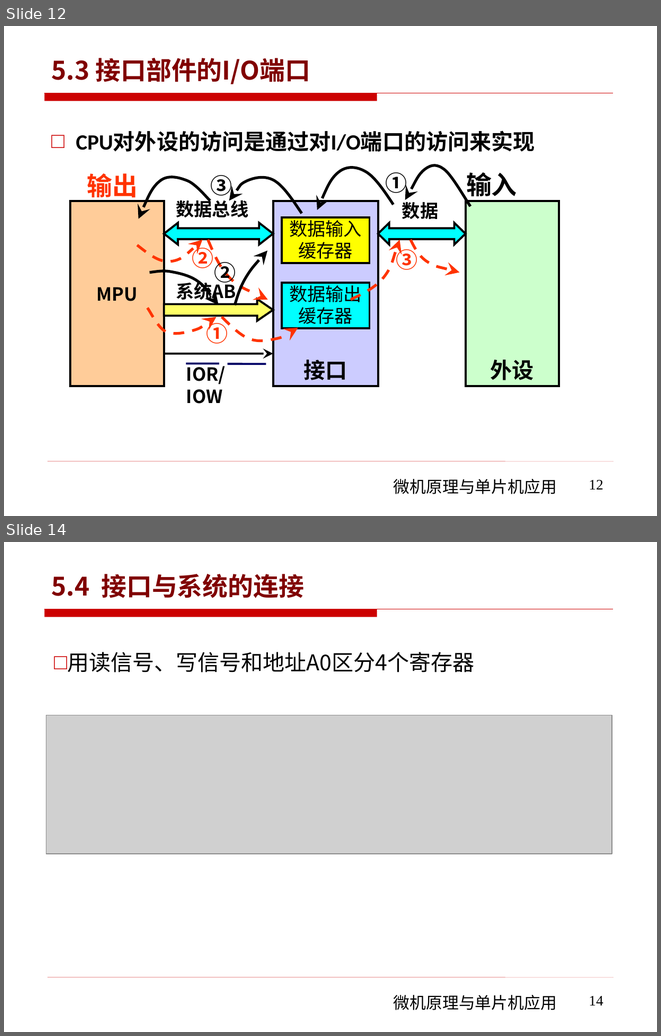
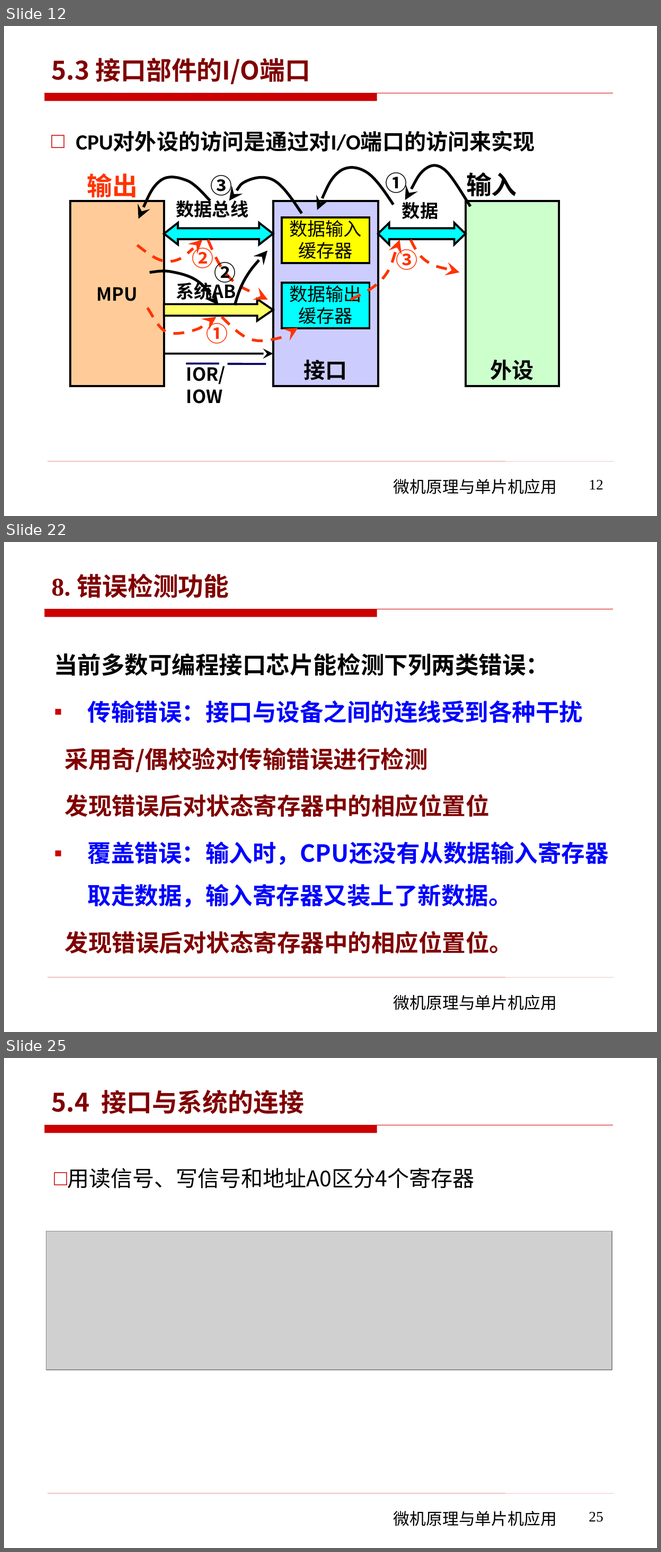
Before and after one commit to rshouc/Microcomputer, a slide deck: PPT/The Principle of Microcomputer/第五章 微机原理（微机和外设的数据传输) .pptx. Shown one above the other, each under a label of ours: slides 12 and 14 before the commit, slides 12, 22 and 25 after it; the slides between them are not shown. The pictures are 661x1036 and 661x1552 pixels, drawn with LibreOffice and Linux fonts; fonts in the diff are those of the drawing; grey boxes stand for pictures; background and template pictures are left out. Boxes give left, top, right and bottom in pixels: in the first picture for what was removed or moved away, otherwise in the second. Text is boxed around its words. In the diff, an @@ line names an element or a change of style, - is before the commit and + after.

```diff
--- a/PPT/The Principle of Microcomputer/第五章 微机原理（微机和外设的数据传输) .pptx
+++ b/PPT/The Principle of Microcomputer/第五章 微机原理（微机和外设的数据传输) .pptx
@@ slide 22 added at [4, 542, 657, 1032], background #FFFFFF; not listed: 3 template elements that a slide beside it also shows @@
@@ title added at [52, 574, 229, 598], 28 pt, text #800000, bold @@
+8. 错误检测功能
@@ text added at [54, 653, 609, 953], 26 pt, text #0000FF @@
+当前多数可编程接口芯片能检测下列两类错误：
+▪ 传输错误：接口与设备之间的连线受到各种干扰
+采用奇/偶校验对传输错误进行检测
+发现错误后对状态寄存器中的相应位置位
+▪ 覆盖错误：输入时，CPU还没有从数据输入寄存器取走数据，输入寄存器又装上了新数据。
+发现错误后对状态寄存器中的相应位置位。
@@ what was slide 14 is now slide 25 @@
@@ page number at [589, 1512, 603, 1522]: text changed @@
-14
+25
```
Also in this commit, not shown: 2 slides changed, 10 other slides added.
